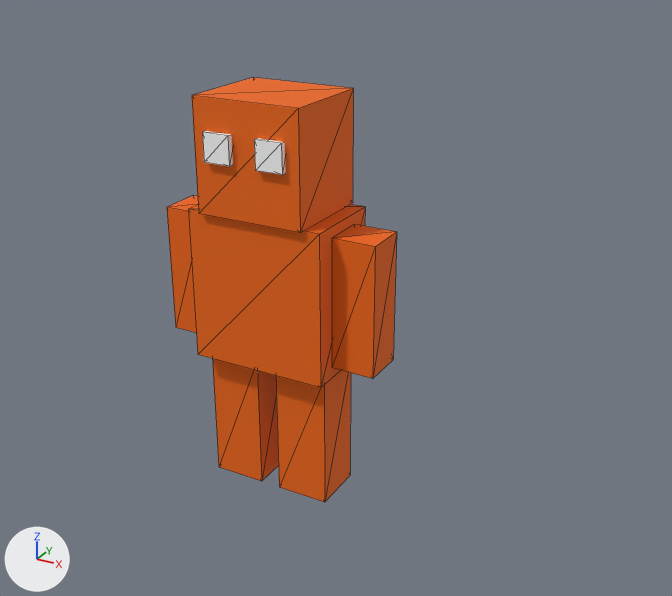
What one commit did to the glTF model public/assets/gorun/gorun.glb.
The view is the same before and after, from a 50 mm lens placed at (83.1, -129.9, 78.6), pointed at (12.0, -0.7, 14.0). Arrows for +X, +Y and +Z are at lower left; the lights stay in place. The first picture is the older version. Mesh edges are drawn as thin lines. Where no turn or scale is listed for an object, it has been applied to the vertices. Vertices at exactly the same position are counted once.

In view in the first picture: 'armL', 'armR', 'eyeL', 'eyeR', 'head', 'legL', 'legR', 'torso'.
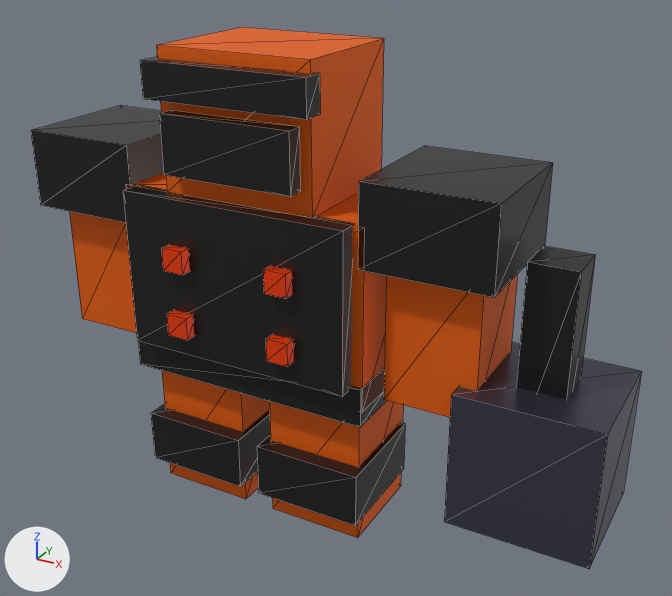
Pixel boxes (x1, y1, x2, y2) of what changed, in the pictures (672 x 596 px):
'chestPlate', added
    after: (123, 185, 352, 396)
'head', moved, rescaled (41% wider, 22% taller)
    before: (192, 77, 353, 233)
    after: (156, 27, 384, 218)
'hammerHead', added
    after: (444, 342, 641, 569)
'torso', rescaled
    before: (188, 204, 365, 388)
    after: (126, 173, 386, 412)
'shoulderR', added
    after: (358, 146, 553, 297)
'armR', moved, rescaled
    before: (332, 224, 397, 378)
    after: (384, 275, 517, 417)
'legR', moved, rescaled
    before: (276, 370, 351, 502)
    after: (269, 401, 403, 538)
'shoulderL', added
    after: (31, 105, 163, 223)
'helmetFace', added
    after: (159, 110, 300, 197)
'legL', moved, rescaled
    before: (212, 359, 279, 481)
    after: (162, 371, 269, 499)
'hammerShaft', added
    after: (516, 246, 595, 400)
'armL', moved, rescaled
    before: (167, 195, 198, 333)
    after: (69, 211, 136, 333)
'kneeR', added
    after: (257, 422, 405, 526)
'helmetBrow', added
    after: (140, 57, 320, 120)
'beltPlate', added
    after: (138, 341, 387, 427)
'kneeL', added
    after: (151, 404, 270, 487)
'eyeR', recoloured
    both: (254, 138, 286, 175)
'eyeL', recoloured
    both: (202, 131, 233, 166)
'Mesh_14', added
    after: (263, 266, 292, 299)
'Mesh_16', added
    after: (266, 335, 294, 367)
'Mesh_13', added
    after: (161, 245, 190, 275)
'Mesh_15', added
    after: (167, 310, 194, 340)

Patch to the scene script:
```diff
--- a/public/assets/gorun/gorun.glb.py
+++ b/public/assets/gorun/gorun.glb.py
@@ mat_material_1 @@
 mat_material_1 = principled_material('Material_1')
-mat_material_1.base_color = (1.0, 1.0, 1.0)  # white #ffffff
+mat_material_1.base_color = (1.0, 0.133, 0.0)  # orange #ff6600
 mat_material_1.roughness = 0.8
@@ me_mesh_0 @@
-me_mesh_0.from_pydata(...)  # 8 vertices, 12 faces; spans x -13.0..13.0, y -8.0..8.0, z -14.0..14.0
+me_mesh_0.from_pydata(...)  # 8 vertices, 12 faces; spans x -23.0..23.0, y -12.0..12.0, z -16.0..16.0
+# me_mesh_0 part 1: the whole mesh is scaled about its middle by (1.77, 1.5, 1.14)
 me_mesh_0.materials.append(mat_material_0)
@@ me_mesh_1 @@
-me_mesh_1.from_pydata(...)  # 8 vertices, 12 faces; spans x -10.0..10.0, y -9.0..9.0, z -10.0..10.0
+me_mesh_1.from_pydata(...)  # 8 vertices, 12 faces; spans x -14.0..14.0, y -12.0..12.0, z -12.0..12.0
+# me_mesh_1 part 2: the whole mesh is scaled about its middle by (1.4, 1.33, 1.2)
 me_mesh_1.materials.append(mat_material_0)
@@ me_mesh_4 @@
-me_mesh_4.from_pydata(...)  # 8 vertices, 12 faces; spans x -4.0..4.0, y -4.0..4.0, z -12.0..12.0
+me_mesh_4.from_pydata(...)  # 8 vertices, 12 faces; spans x -8.0..8.0, y -8.0..8.0, z -13.0..13.0
+# me_mesh_4 part 3: the whole mesh is scaled about its middle by (2, 2, 1.08)
 me_mesh_4.materials.append(mat_material_0)
@@ me_mesh_5 @@
-me_mesh_5.from_pydata(...)  # 8 vertices, 12 faces; spans x -4.0..4.0, y -4.0..4.0, z -12.0..12.0
+me_mesh_5.from_pydata(...)  # 8 vertices, 12 faces; spans x -8.0..8.0, y -8.0..8.0, z -13.0..13.0
+# me_mesh_5 part 4: the whole mesh is scaled about its middle by (2, 2, 1.08)
 me_mesh_5.materials.append(mat_material_0)
@@ me_mesh_6 @@
-me_mesh_6.from_pydata(...)  # 8 vertices, 12 faces; spans x -5.0..5.0, y -5.0..5.0, z -13.0..13.0
+me_mesh_6.from_pydata(...)  # 8 vertices, 12 faces; spans x -9.0..9.0, y -9.0..9.0, z -14.0..14.0
+# me_mesh_6 part 5: the whole mesh is scaled about its middle by (1.8, 1.8, 1.08)
 me_mesh_6.materials.append(mat_material_0)
@@ me_mesh_7 @@
-me_mesh_7.from_pydata(...)  # 8 vertices, 12 faces; spans x -5.0..5.0, y -5.0..5.0, z -13.0..13.0
+me_mesh_7.from_pydata(...)  # 8 vertices, 12 faces; spans x -9.0..9.0, y -9.0..9.0, z -14.0..14.0
+# me_mesh_7 part 6: the whole mesh is scaled about its middle by (1.8, 1.8, 1.08)
 me_mesh_7.materials.append(mat_material_0)
@@ ob_torso @@
 ob_torso = bpy.data.objects.new('torso', me_mesh_0)
-ob_torso.location = (0.0, 0.0, 14.2)
+ob_torso.location = (0.0, 0.0, 16.2)
@@ ob_head @@
 ob_head = bpy.data.objects.new('head', me_mesh_1)
-ob_head.location = (0.0, 0.0, 38.2)
+ob_head.location = (0.0, 0.0, 44.2)
@@ ob_arml @@
 ob_arml = bpy.data.objects.new('armL', me_mesh_4)
-ob_arml.location = (-17.0, 0.0, 14.2)
+ob_arml.location = (-33.0, 0.0, 14.2)
@@ ob_armr @@
 ob_armr = bpy.data.objects.new('armR', me_mesh_5)
-ob_armr.location = (17.0, 0.0, 14.2)
+ob_armr.location = (33.0, 0.0, 14.2)
@@ ob_legl @@
 ob_legl = bpy.data.objects.new('legL', me_mesh_6)
-ob_legl.location = (-7.0, 0.0, -12.8)
+ob_legl.location = (-12.0, 0.0, -13.8)
@@ ob_legr @@
 ob_legr = bpy.data.objects.new('legR', me_mesh_7)
-ob_legr.location = (7.0, 0.0, -12.8)
+ob_legr.location = (12.0, 0.0, -13.8)
@@ ob_hammerhead @@
+ob_hammerhead = bpy.data.objects.new('hammerHead', me_mesh_21)  # a box spanning x -12.0..12.0, y -11.0..11.0, z -12.0..12.0; in mat_material_4 (greyish blue #555566)
+ob_hammerhead.location = (50.0, 0.0, -4.8)
@@ ob_hammershaft @@
+ob_hammershaft = bpy.data.objects.new('hammerShaft', me_mesh_20)  # a box spanning x -4.0..4.0, y -4.0..4.0, z -18.0..18.0; in mat_material_2 (dark grey #333333)
+ob_hammershaft.location = (50.0, 0.0, 10.2)
@@ ob_kneer @@
+ob_kneer = bpy.data.objects.new('kneeR', me_mesh_19)  # a box spanning x -10.0..10.0, y -10.0..10.0, z -5.0..5.0; in mat_material_2 (dark grey #333333)
+ob_kneer.location = (12.0, -2.0, -17.8)
@@ ob_kneel @@
+ob_kneel = bpy.data.objects.new('kneeL', me_mesh_19.copy())
+ob_kneel.location = (-12.0, -2.0, -17.8)
@@ ob_beltplate @@
+ob_beltplate = bpy.data.objects.new('beltPlate', me_mesh_17)  # a box spanning x -23.0..23.0, y -12.5..12.5, z -3.5..3.5; in mat_material_2 (dark grey #333333)
+ob_beltplate.location = (0.0, 0.0, 1.2)
@@ ob_mesh_16 @@
+ob_mesh_16 = bpy.data.objects.new('Mesh_16', me_mesh_16)  # a box spanning x -2.0..2.0, y -1.5..1.5, z -2.0..2.0; in mat_material_3 (orange #ff4400)
+ob_mesh_16.location = (10.0, -15.5, 10.2)
@@ ob_mesh_15 @@
+ob_mesh_15 = bpy.data.objects.new('Mesh_15', me_mesh_16.copy())
+ob_mesh_15.location = (-10.0, -15.5, 10.2)
@@ ob_mesh_14 @@
+ob_mesh_14 = bpy.data.objects.new('Mesh_14', me_mesh_16.copy())
+ob_mesh_14.location = (10.0, -15.5, 22.2)
@@ ob_mesh_13 @@
+ob_mesh_13 = bpy.data.objects.new('Mesh_13', me_mesh_16.copy())
+ob_mesh_13.location = (-10.0, -15.5, 22.2)
@@ ob_chestplate @@
+ob_chestplate = bpy.data.objects.new('chestPlate', me_mesh_12)  # a box spanning x -21.0..21.0, y -2.0..2.0, z -14.0..14.0; in mat_material_2 (dark grey #333333)
+ob_chestplate.location = (0.0, -13.0, 18.2)
@@ ob_shoulderr @@
+ob_shoulderr = bpy.data.objects.new('shoulderR', me_mesh_11)  # a box spanning x -11.0..11.0, y -12.0..12.0, z -7.0..7.0; in mat_material_2 (dark grey #333333)
+ob_shoulderr.location = (33.0, 0.0, 32.2)
@@ ob_shoulderl @@
+ob_shoulderl = bpy.data.objects.new('shoulderL', me_mesh_11.copy())
+ob_shoulderl.location = (-33.0, 0.0, 32.2)
@@ ob_helmetbrow @@
+ob_helmetbrow = bpy.data.objects.new('helmetBrow', me_mesh_9)  # a box spanning x -15.0..15.0, y -2.0..2.0, z -3.0..3.0; in mat_material_2 (dark grey #333333)
+ob_helmetbrow.location = (0.0, -13.0, 51.2)
@@ ob_helmetface @@
+ob_helmetface = bpy.data.objects.new('helmetFace', me_mesh_8)  # a box spanning x -12.0..12.0, y -1.5..1.5, z -5.0..5.0; in mat_material_2 (dark grey #333333)
+ob_helmetface.location = (0.0, -13.5, 41.2)
```
